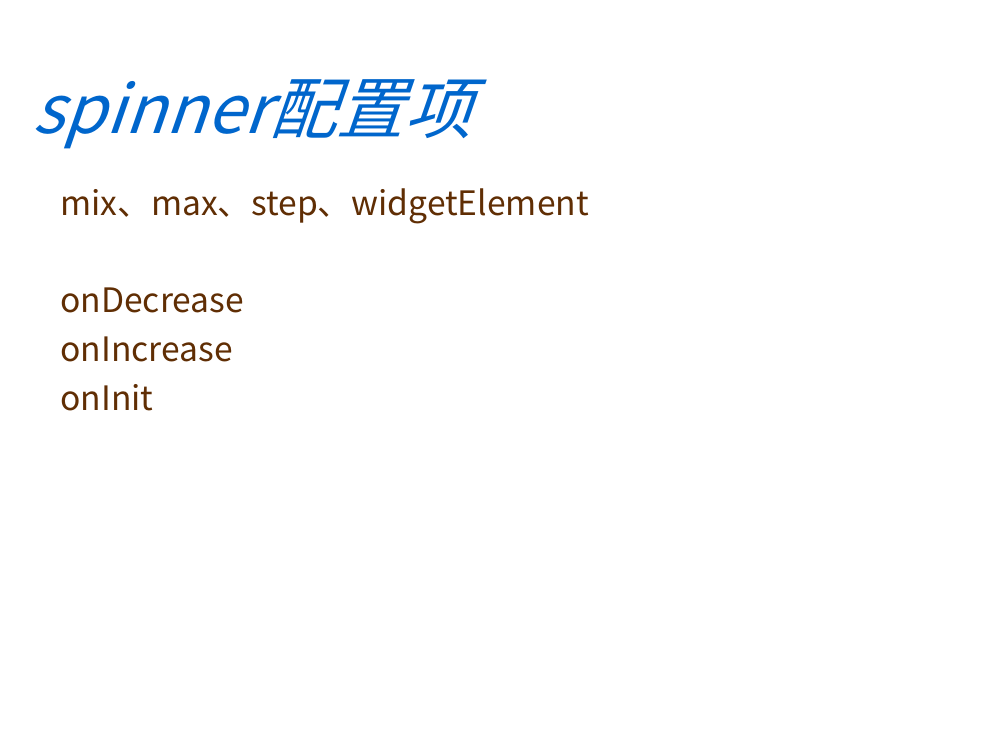
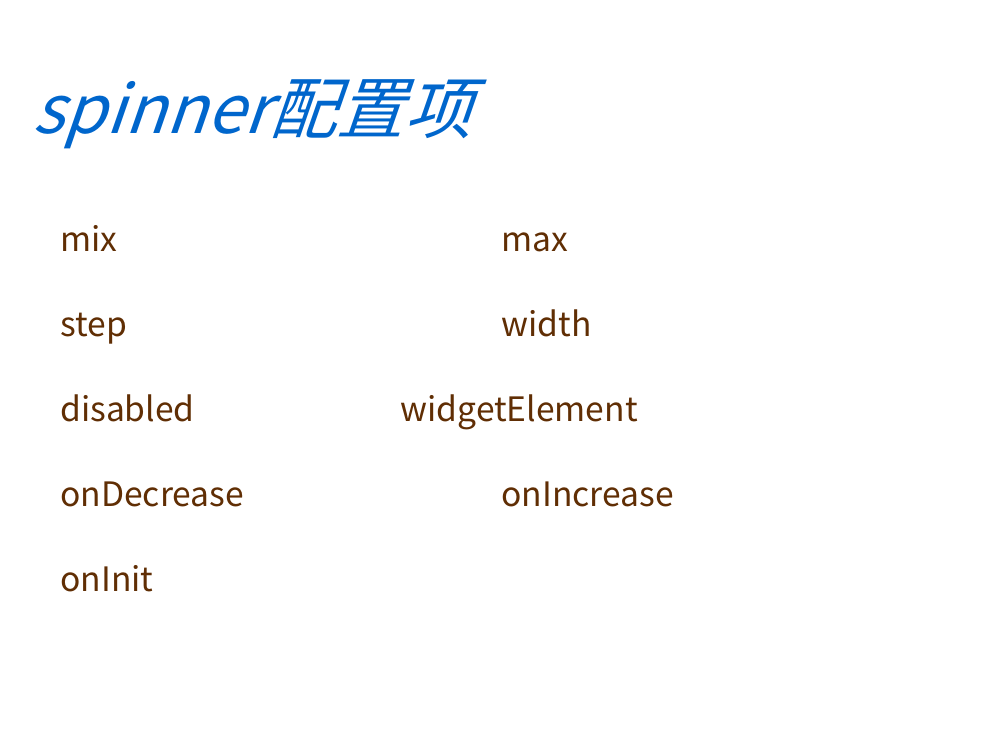
Before and after one commit to RubyLouvre/avalon.oniui, a slide deck: slide 5 of avalonUITrain/oniUI使用分享第四批.ppt. Drawn at 1008x756 pixels with LibreOffice and Linux fonts; fonts in the diff are those of the drawing; background and template pictures are left out. Boxes give left, top, right and bottom in pixels: in the first picture for what was removed or moved away, otherwise in the second. Text is boxed around its words. In the diff, an @@ line names an element or a change of style, - is before the commit and + after.

```diff
--- a/avalonUITrain/oniUI使用分享第四批.ppt
+++ b/avalonUITrain/oniUI使用分享第四批.ppt
@@ text "mix max" at [60,225,673,507]: line spacing 1 to 1.9 @@
@@ text at [60,225,673,507]: text changed @@
-mix、max、step、widgetElement
-onDecrease
-onIncrease
+mix max
+step width
+disabled widgetElement
+onDecrease onIncrease
```
Also in this commit, not shown: 2 other slides changed, 1 other file.
